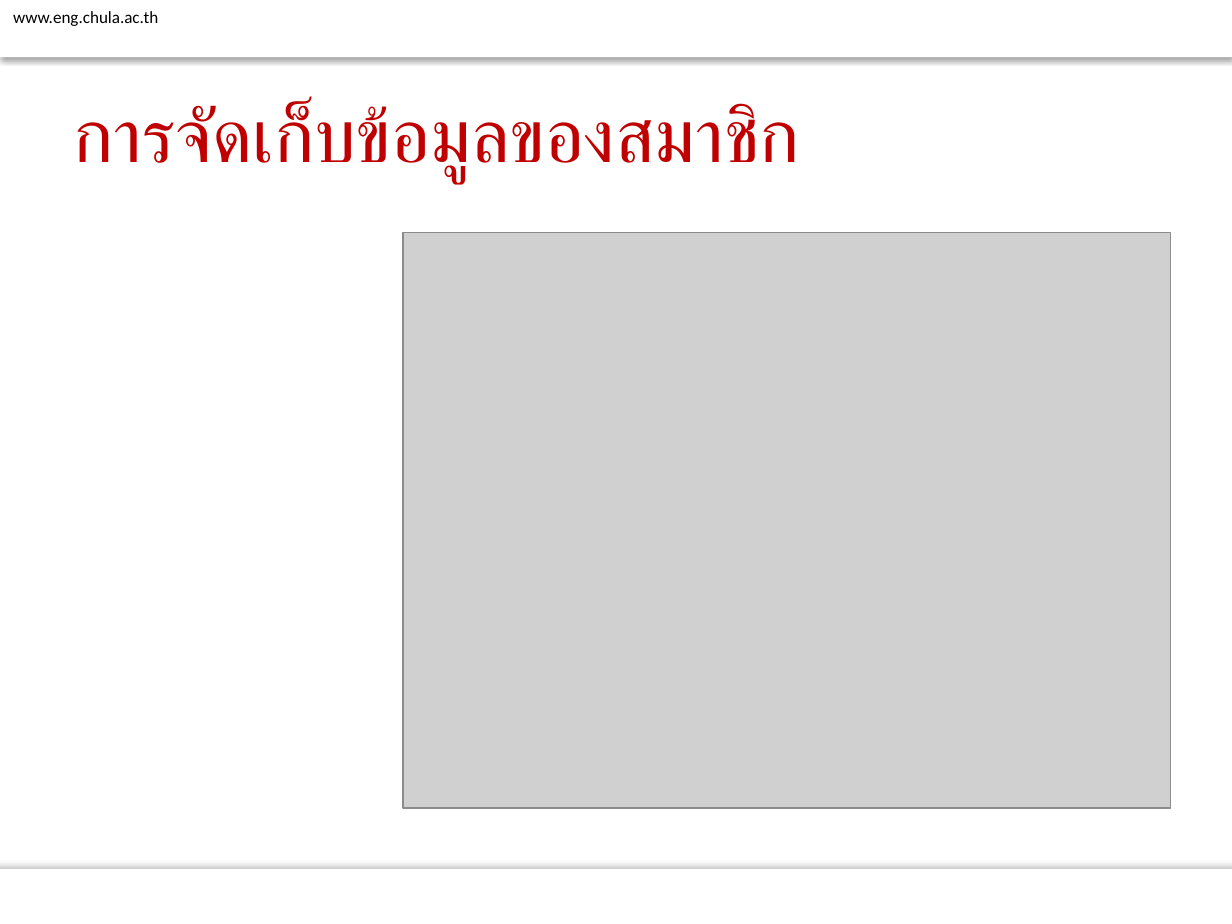
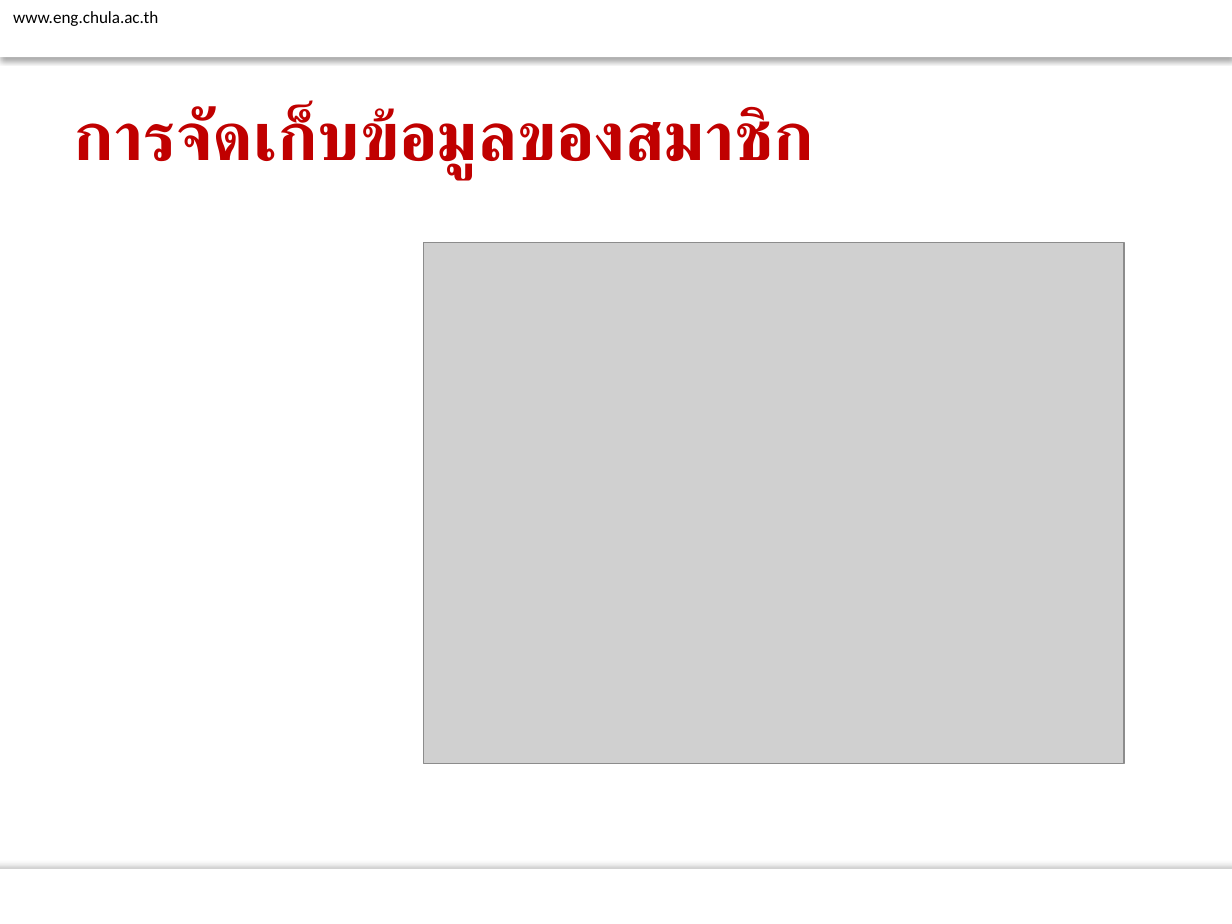
Before and after one commit to atadeesom/BubbleBeeDoc, a slide deck: slide 8 of Proposal/Final/Presentation R1.pptx. Drawn at 1232x924 pixels with LibreOffice and Linux fonts; fonts in the diff are those of the drawing; grey boxes stand for pictures; background and template pictures are left out. Boxes give left, top, right and bottom in pixels: in the first picture for what was removed or moved away, otherwise in the second. Text is boxed around its words. In the diff, an @@ line names an element or a change of style, - is before the commit and + after.

```diff
--- a/Proposal/Final/Presentation R1.pptx
+++ b/Proposal/Final/Presentation R1.pptx
@@ title "การจัดเก็บข้อมูลของสมาชิก" at (74,107,814,179): size 44 to 40 pt, bold on @@
@@ picture: place and size @@
-picture at (403,233,1170,808)
+picture at (424,243,1125,764)
```
Also in this commit, not shown: 17 other slides changed.
